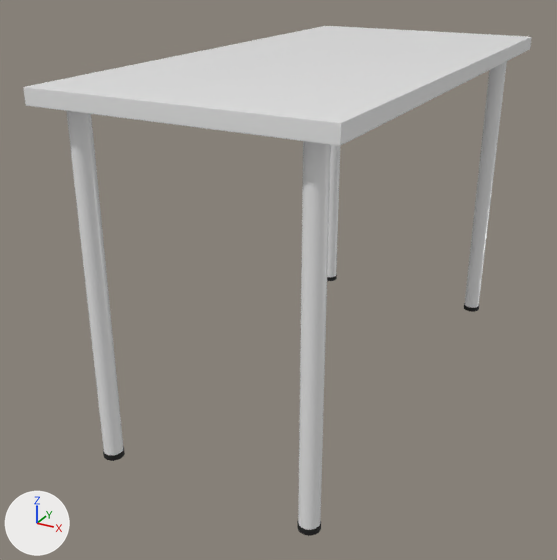
The glTF model GLTFs/desks/linnmon desks/linnmon desk - 24Dx47Wx30.3H.glb as it was, and as the next commit left it.
Both versions are drawn from a 50 mm lens placed at (29.0, -61.9, 39.3), pointed at (-2.9, -3.9, 10.3). Arrows for +X, +Y and +Z are at lower left; the lights stay in place. Where no turn or scale is listed for an object, it has been applied to the vertices. Vertices at the same position are counted once.

Script lines for the objects in view, before the commit:
```python
me_cylinder = bpy.data.meshes.new('Cylinder')
me_cylinder.from_pydata(...)  # 768 vertices, 1520 faces; spans x -19.3..0.9, y -0.9..43.4, z -14.6..14.6
# faces by material slot: [1144, 376]
me_cylinder.materials.append(mat_material_001)  # black #191919
me_cylinder.materials.append(mat_material_002)  # white #f0f0f0
me_plane = bpy.data.meshes.new('Plane')
me_plane.from_pydata(...)  # 218 vertices, 432 faces; spans x -1.0..1.0, y -1.0..1.0, z -1.28..0.0
me_plane.materials.append(mat_material_002)  # white #f0f0f0
ob_cylinder = bpy.data.objects.new('Cylinder', me_cylinder)
ob_cylinder.location = (9.23, -21.27, 14.13)
ob_plane = bpy.data.objects.new('Plane', me_plane)
ob_plane.location = (0.0, 0.0, 30.3)
ob_plane.scale = (11.8, 23.6, 1.0)
```
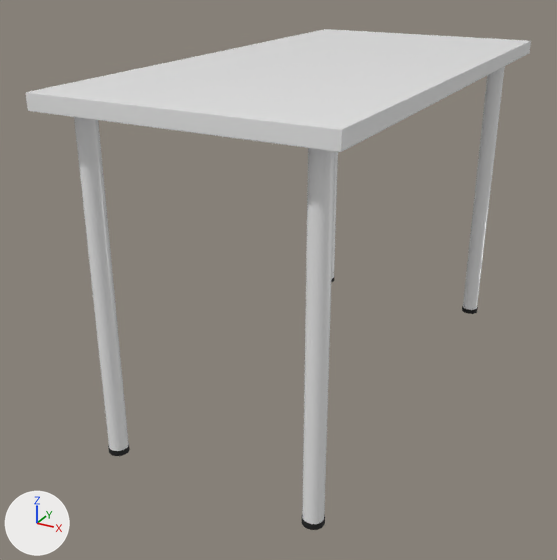
The change in detail:
me_cylinder is used by ob_cylinder; location (9.23, -21.27, 14.13).
me_cylinder had 768 vertices, 1520 faces and spanned x -19.3..0.9, y -0.9..43.4, z -14.6..14.6.
me_cylinder now has 768 vertices, 1520 faces and spans x -19.3..0.9, y -0.9..42.1, z -14.6..14.6.
me_cylinder part 1: 185 of the vertices in x -0.9..0.9, y 41.7..43.4, z -14.6..14.6 are moved by (0.0, -1.3, 0.0).
me_cylinder part 2: 185 of the vertices in x -19.3..-17.6, y 41.7..43.4, z -14.6..14.6 are moved by (0.0, -1.3, 0.0).
Object 'Plane' (ob_plane) moves from (0.0, 0.0, 30.3) to (0.0, 0.0, 29.91).
Object 'Plane' (ob_plane) is rescaled from (11.8, 23.6, 1.0) to (11.8, 23.5, 1.0).
Object 'Cylinder' (ob_cylinder) moves from (9.23, -21.27, 14.13) to (9.23, -20.6, 14.13).

Where the change shows, as pixel boxes [x1, y1, x2, y2] in the pictures (557 x 560 px; the box of a moved part takes in the faces that stretch with it):
'Plane', moved, rescaled
    before: [23, 26, 532, 146]
    after: [26, 29, 531, 152]
'Cylinder', reshaped, moved
    before: [67, 61, 507, 536]
    after: [74, 66, 505, 530]
part 1 of me_cylinder, moved or reshaped
    before: [464, 61, 507, 312]
    after: [462, 66, 505, 314]
part 2 of me_cylinder, moved or reshaped
    before: [327, 145, 340, 281]
    after: [332, 151, 338, 282]
